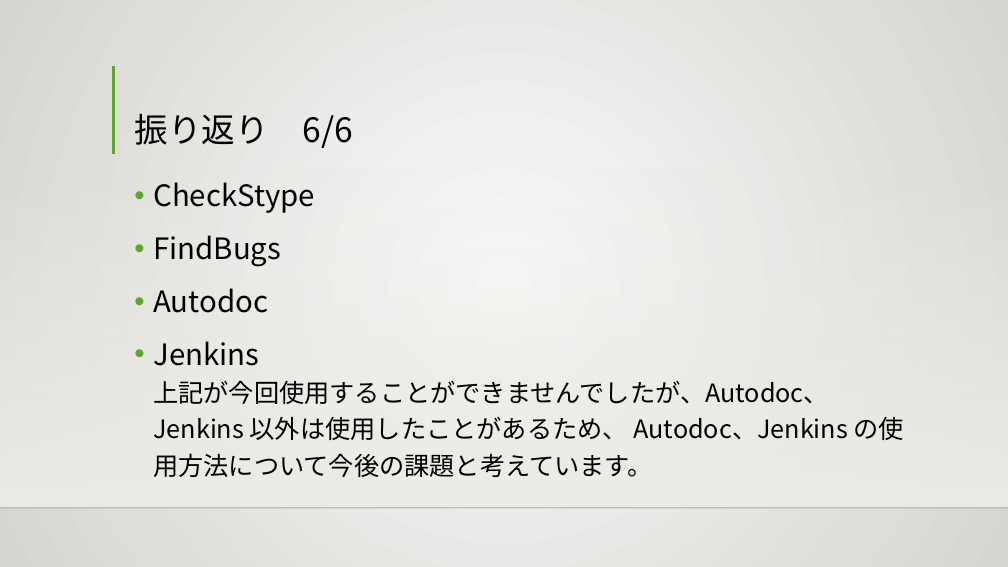
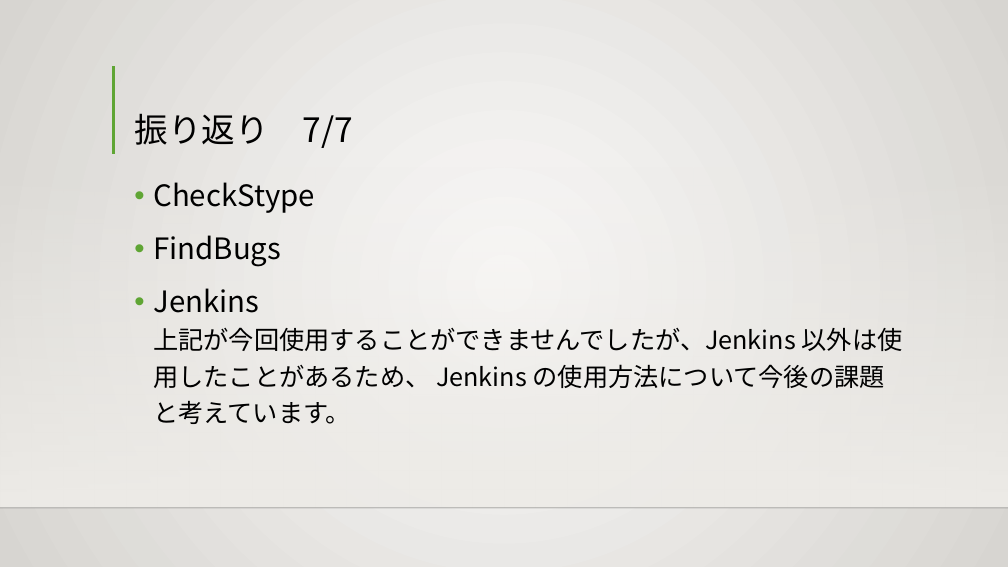
Before and after one commit to yutakanakajima/invoice, a slide deck: slide 9 of Document/WebJava中級_発表資料.pptx (slide 8 before the commit). Drawn at 1008x567 pixels with LibreOffice and Linux fonts; fonts in the diff are those of the drawing; background and template pictures are left out. Boxes give left, top, right and bottom in pixels: in the first picture for what was removed or moved away, otherwise in the second. Text is boxed around its words. In the diff, an @@ line names an element or a change of style, - is before the commit and + after.

```diff
--- a/Document/WebJava中級_発表資料.pptx
+++ b/Document/WebJava中級_発表資料.pptx
@@ title at (134, 113, 353, 148): text changed @@
-振り返り 6/6
+振り返り 7/7
@@ text at (153, 288, 903, 424): text changed @@
-• Autodoc
-• Jenkins
-  上記が今回使用することができませんでしたが、Autodoc、Jenkins 以外は使用したことがあるため、 Autodoc、Jenkins の使用方法について今後の課題と考えています。
+• Jenkins
+  上記が今回使用することができませんでしたが、Jenkins 以外は使用したことがあるため、 Jenkins の使用方法について今後の課題と考えています。
```
Also in this commit, not shown: 7 other slides changed, 1 slide added.
